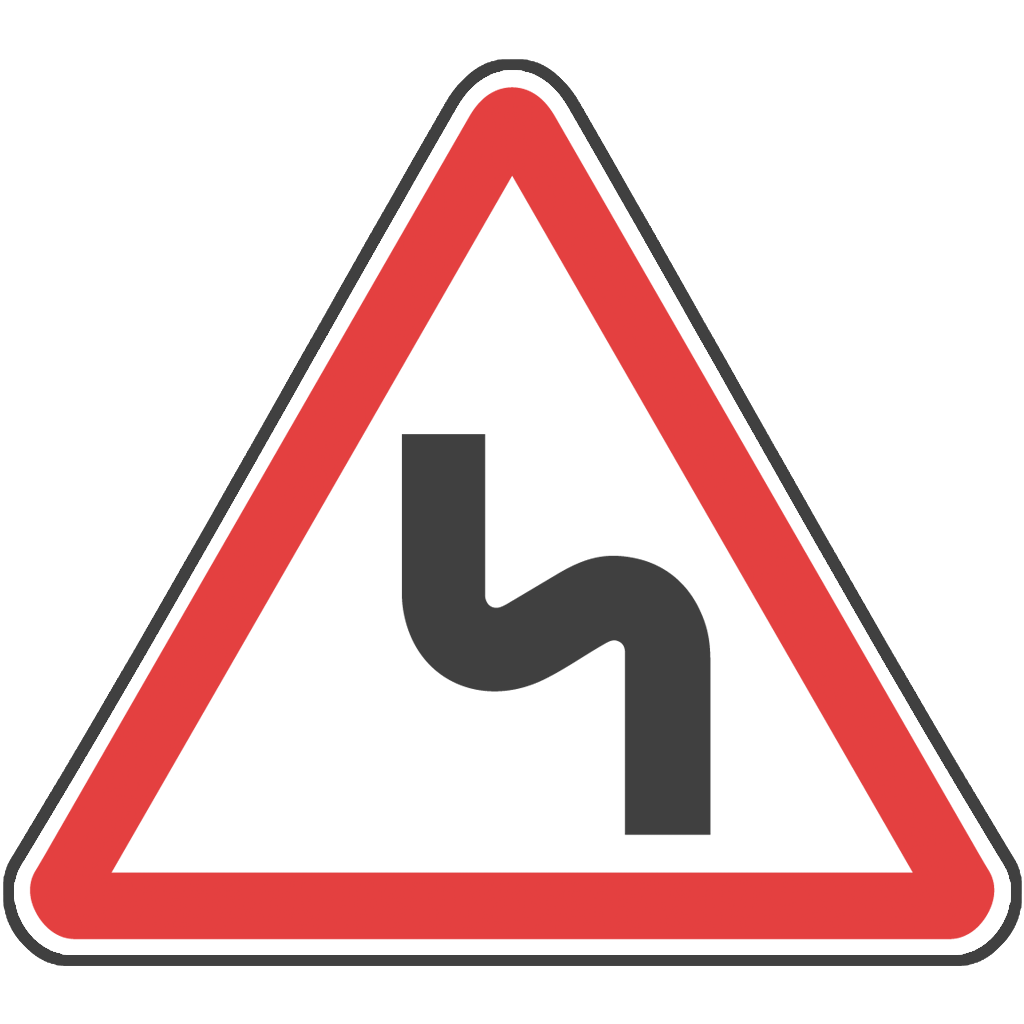
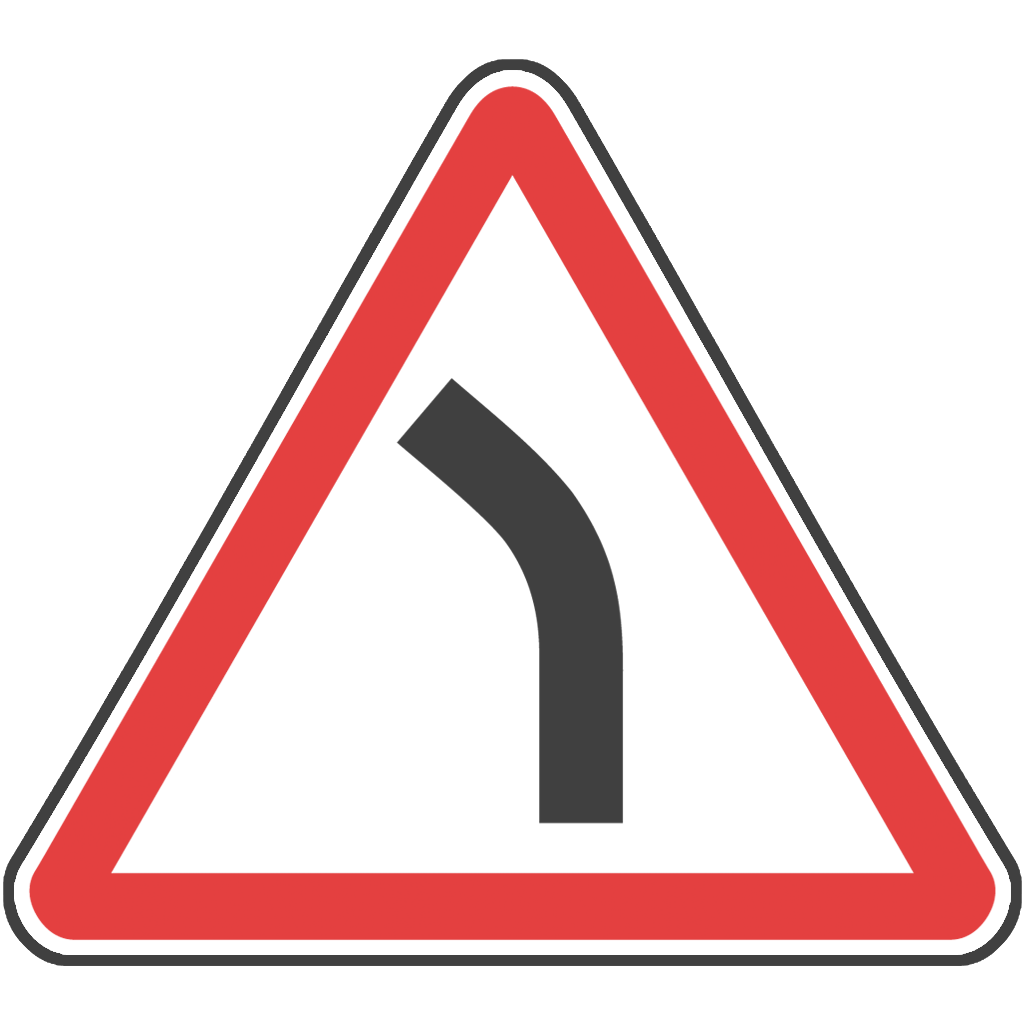
Layers edited between the first and the second 1024 × 1024 image:
added group "1.11.2" with 1 layers in group "Группа 1" over [28,86,996,941]
added layer "Слой 13" (1st of 2, in "Группа 1" › "1.11.2") in group "1.11.2" over [28,86,996,941]
hid group "1.12.2" (1 layers) over [29,86,995,940]